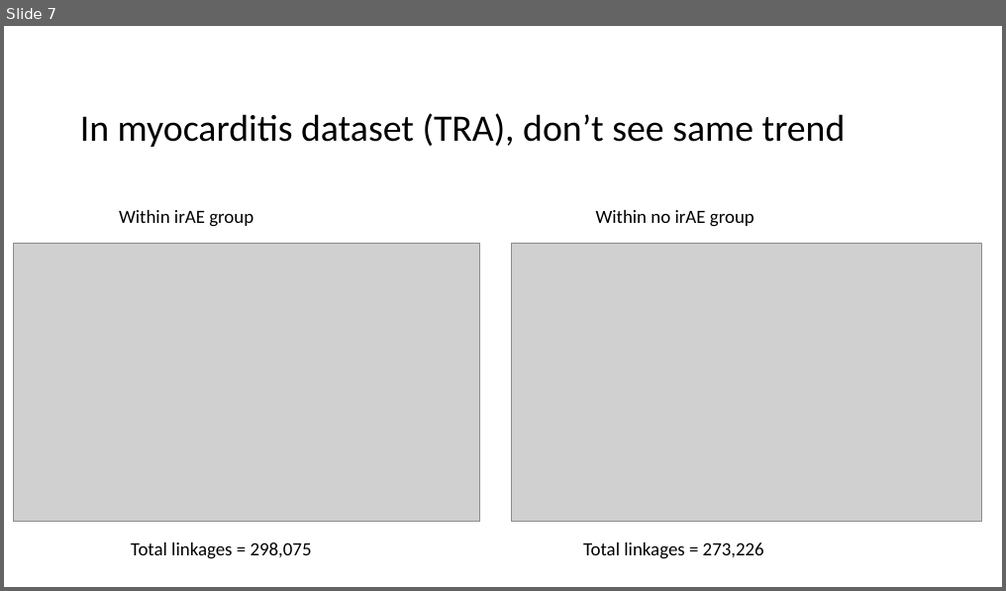
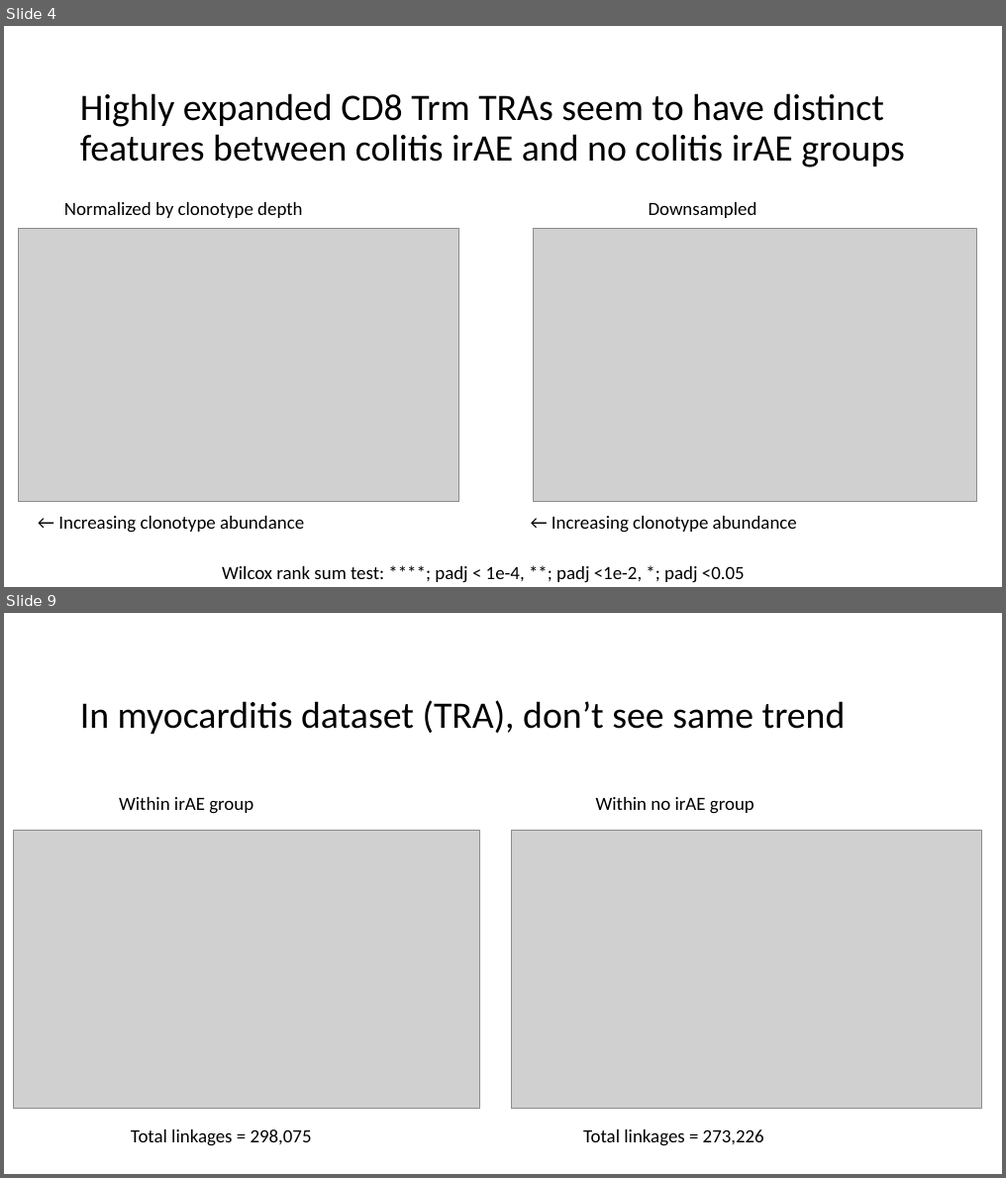
Before and after one commit to tybottorff/bottorffdocs, a slide deck: linsley_postdoc/presentations/weekly_meetings/1_25_24.pptx. Shown one above the other, each under a label of ours: slide 7 before the commit, slides 4 and 9 after it; the slides between them are not shown. The pictures are 1006x591 and 1006x1178 pixels, drawn with LibreOffice and Linux fonts; fonts in the diff are those of the drawing; grey boxes stand for pictures. Boxes give left, top, right and bottom in pixels: in the first picture for what was removed or moved away, otherwise in the second. Text is boxed around its words. In the diff, an @@ line names an element or a change of style, - is before the commit and + after.

```diff
--- a/linsley_postdoc/presentations/weekly_meetings/1_25_24.pptx
+++ b/linsley_postdoc/presentations/weekly_meetings/1_25_24.pptx
@@ slide 4 added at [4,26,1002,587], background #FFFFFF @@
@@ title added at [80,93,905,168], 36 pt, text #000000 @@
+Highly expanded CD8 Trm TRAs seem to have distinct features between colitis irAE and no colitis irAE groups
@@ text added at [64,202,302,218], 18 pt, text #000000 @@
+Normalized by clonotype depth
@@ text added at [648,202,757,218], 18 pt, text #000000 @@
+Downsampled
@@ picture added at [18,229,458,501] @@
@@ picture added at [534,229,977,501] @@
@@ text added at [58,516,304,533], 18 pt, text #000000 @@
+← Increasing clonotype abundance
@@ text added at [551,516,797,533], 18 pt, text #000000 @@
+← Increasing clonotype abundance
@@ text added at [222,567,745,583], 18 pt, text #000000 @@
+Wilcox rank sum test: ****; padj < 1e-4, **; padj <1e-2, *; padj <0.05
@@ what was slide 7 is now slide 9 @@
```
Also in this commit, not shown: 4 slides changed, 2 other slides added.
